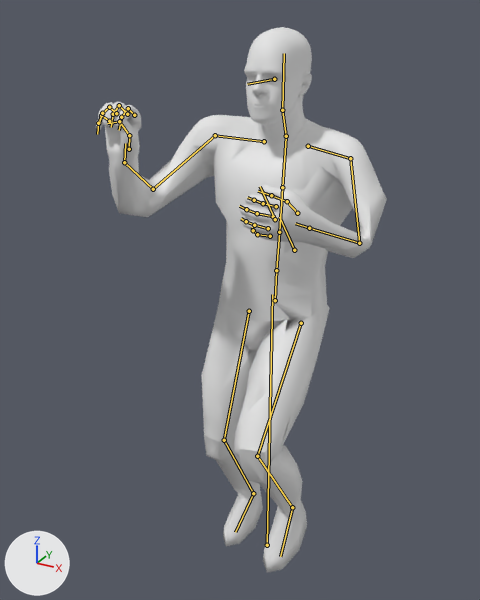
One commit to the glTF model TerraForest/addons/characters/authoring/Human.bucket.glb: the scene before it, then after it.
Both versions are drawn from a 50 mm camera at (0.828, -1.716, 1.827) aimed at (-0.039, -0.14, 1.039). Arrows for +X, +Y and +Z are at lower left; the lights stay in place. The older version comes first. Both versions are drawn at frame 14 of the action 'FP_Bucket_Run'; the numbers are the values there. The bones that change, and the others that lie on the model, are drawn over the model as lines.

In view in the first picture: 'Human_Body'.
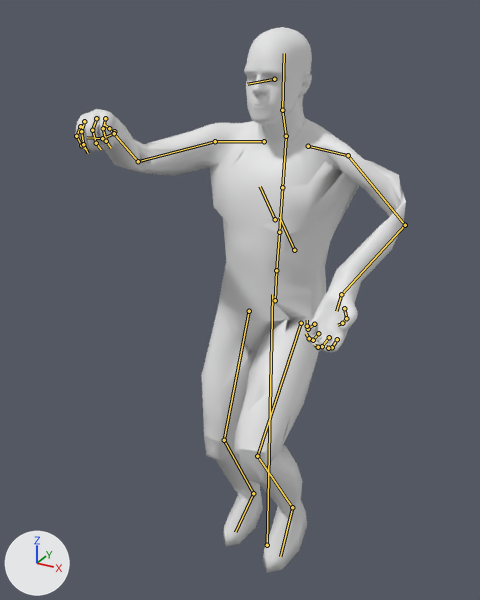
Boxes (x1, y1, x2, y2) around the edits, measured in the pictures (480 x 600 px):
'Human_Body', posed (14% wider): before (96, 27, 387, 573); after (75, 27, 406, 573)
bone 'LeftShoulder', root to tip: before (308, 146) to (350, 158); after (308, 146) to (348, 155)
bone 'LeftArm', root to tip: before (350, 158) to (359, 243); after (348, 155) to (405, 225)
bone 'LeftForeArm', root to tip: before (359, 243) to (309, 228); after (405, 225) to (341, 294)
bone 'LeftHand', root to tip: before (309, 228) to (295, 223); after (341, 294) to (336, 311)
bone 'LeftHandMiddle3', root to tip: before (246, 209) to (239, 206); after (318, 347) to (314, 344)
bone 'LeftHandThumb2', root to tip: before (287, 201) to (271, 195); after (346, 318) to (342, 323)
bone 'LeftHandThumb3', root to tip: before (271, 195) to (258, 191); after (342, 323) to (338, 325)
bone 'RightShoulder', root to tip: before (264, 141) to (215, 135); after (264, 141) to (215, 141)
bone 'RightArm', root to tip: before (215, 135) to (153, 189); after (215, 141) to (138, 161)
bone 'RightForeArm', root to tip: before (153, 189) to (124, 162); after (138, 161) to (109, 128)
bone 'RightHand', root to tip: before (124, 162) to (125, 143); after (109, 128) to (104, 124)

What the commit changed:
Bone 'LeftShoulder' (bone_leftshoulder) turns from (10, 1, -14) to (14, 2, -20) degrees about its own x, y and z.
Bone 'LeftArm' (bone_leftarm) turns from (-59, 30, -71) to (51, 151, 61) degrees about its own x, y and z.
Bone 'LeftForeArm' (bone_leftforearm) turns from (101, -15, -108) to (100, 16, 142) degrees about its own x, y and z.
Bone 'LeftHand' (bone_lefthand) turns from (-17, 0, 0) to (9, -2, -23) degrees about its own x, y and z.
Bone 'LeftHandMiddle3' (bone_lefthandmiddle3) turns from (-16, 0, 0) to (-14, 0, 0) degrees about its own x, y and z.
Bone 'LeftHandThumb2' (bone_lefthandthumb2) turns from (-20, 0, 0) to (-18, 0, 0) degrees about its own x, y and z.
Bone 'LeftHandThumb3' (bone_lefthandthumb3) turns from (-12, 0, 0) to (-10, 0, 0) degrees about its own x, y and z.
Bone 'RightShoulder' (bone_rightshoulder) turns from (21, -4, 21) to (14, -2, 20) degrees about its own x, y and z.
Bone 'RightArm' (bone_rightarm) turns from (-44, 19, 10) to (-15, -54, 40) degrees about its own x, y and z.
Bone 'RightForeArm' (bone_rightforearm) turns from (31, -50, 39) to (76, 32, 48) degrees about its own x, y and z.
Bone 'RightHand' (bone_righthand) turns from (59, 8, -16) to (-14, 0, 4) degrees about its own x, y and z.
